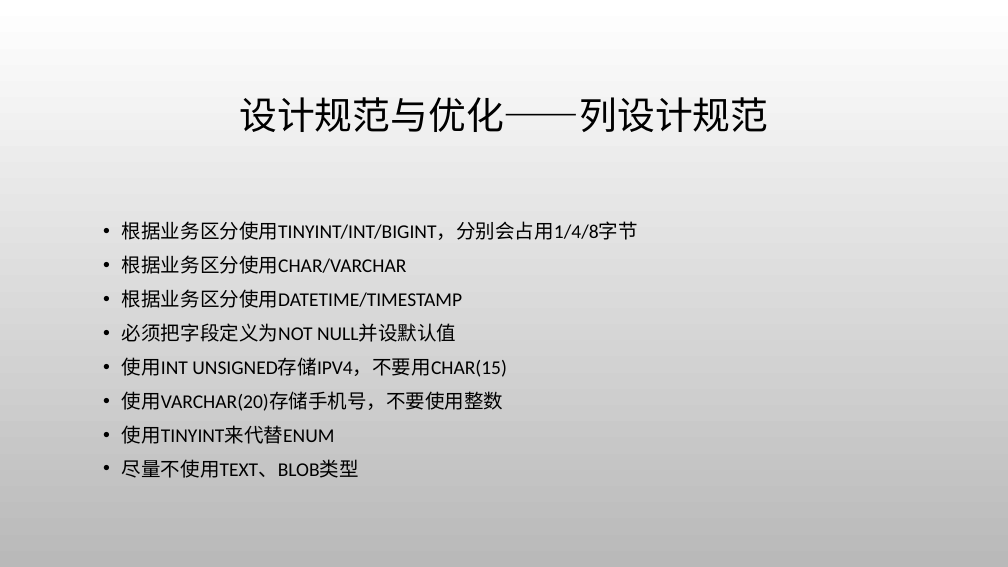
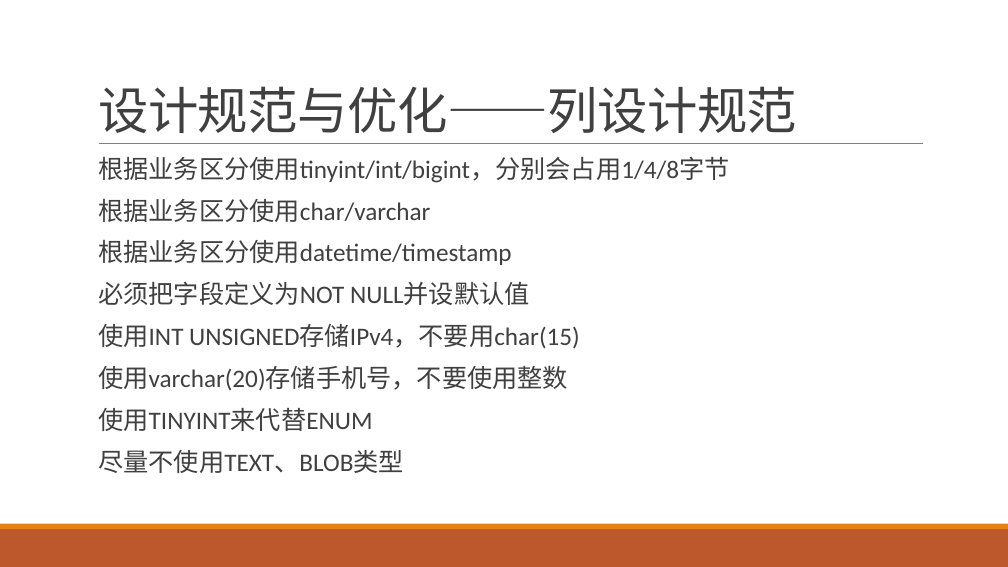
Before and after one commit to jaspone/notes, a slide deck: slide 18 of mysql分享.pptx. Drawn at 1008x567 pixels with LibreOffice and Linux fonts; fonts in the diff are those of the drawing; background and template pictures are left out. Boxes give left, top, right and bottom in pixels: in the first picture for what was removed or moved away, otherwise in the second. Text is boxed around its words. In the diff, an @@ line names an element or a change of style, - is before the commit and + after.

```diff
--- a/mysql分享.pptx
+++ b/mysql分享.pptx
@@ background picture (left out) to #FFFFFF @@
@@ title "设计规范与优化——列设计规范": place and size @@
-title "设计规范与优化——列设计规范" at box(239, 97, 768, 132)
+title "设计规范与优化——列设计规范" at box(98, 86, 797, 133)
@@ title "设计规范与优化——列设计规范" at box(98, 86, 797, 133): size 36 to 48 pt, text colour #000000 to #404040, letter spacing 0 to -0.5 pt; alignment centre to left; line spacing 0.9 to 0.85; vertical alignment middle to bottom @@
@@ line added from (99, 144) to (923, 144), #808080 0.5 pt @@
@@ text "根据业务区分使用tinyint/int/bigint，分别会占用1/4/8字节": place and size @@
-text "根据业务区分使用tinyint/int/bigint，分别会占用1/4/8字节" at box(122, 221, 638, 478)
+text "根据业务区分使用tinyint/int/bigint，分别会占用1/4/8字节" at box(98, 157, 729, 473)
@@ text at box(98, 157, 729, 265): text changed; size 18.6 to 24 pt; text colour #000000 to #404040 @@
-• 根据业务区分使用TINYINT/INT/BIGINT，分别会占用1/4/8字节
-• 根据业务区分使用CHAR/VARCHAR
-• 根据业务区分使用DATETIME/TIMESTAMP
+  根据业务区分使用tinyint/int/bigint，分别会占用1/4/8字节
+  根据业务区分使用char/varchar
+  根据业务区分使用datetime/timestamp
@@ text at box(98, 282, 530, 473): size 18.6 to 24 pt, text colour #000000 to #404040 in "必须把字段定义为NOT NULL并设默认值", "使用TINYINT来代替ENUM", "尽量不使用TEXT、BLOB类型"; bullet • to  ; line spacing 1 to 0.9; more space between paragraphs; bullet colour #000000 to #E48312 @@
@@ text at box(98, 324, 580, 391): text changed; size 18.6 to 24 pt; text colour #000000 to #404040 @@
-• 使用INT UNSIGNED存储IPV4，不要用CHAR(15)
-• 使用VARCHAR(20)存储手机号，不要使用整数
+  使用INT UNSIGNED存储IPv4，不要用char(15)
+  使用varchar(20)存储手机号，不要使用整数
@@ rectangle added at box(0, 529, 1008, 567), fill #BD582C @@
@@ rectangle added at box(0, 524, 1008, 529), fill #E48312 @@
```
Also in this commit, not shown: 40 other slides changed.
